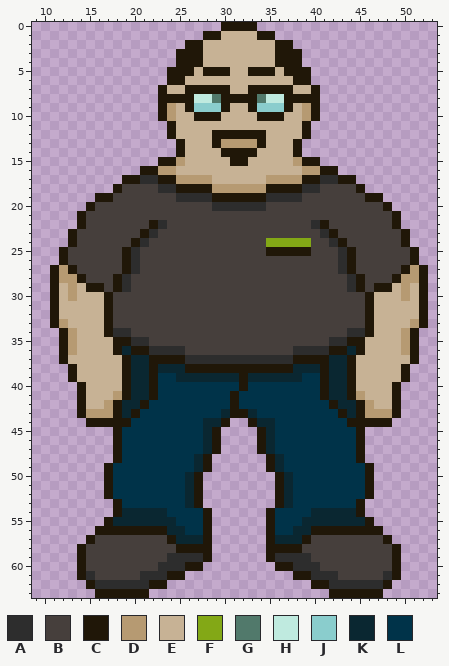
One commit to this pixel-art file: godot/Projeto 1 -/arquivos/aseprite/carlao_v1.1.aseprite. That is the earlier state.
64x64 pixels, 1 frame. Colours within 5 levels of each other are drawn and written as one. Shown: x 9..53, y 0..63.
Palette (. is transparent): A #2d2d2d  B #463f3c  C #201708  D #b69a72  E #c7b295  F #83a816  G #51796b  H #bfeadf  J #8acdcd  K #0a2731  L #003349
After:
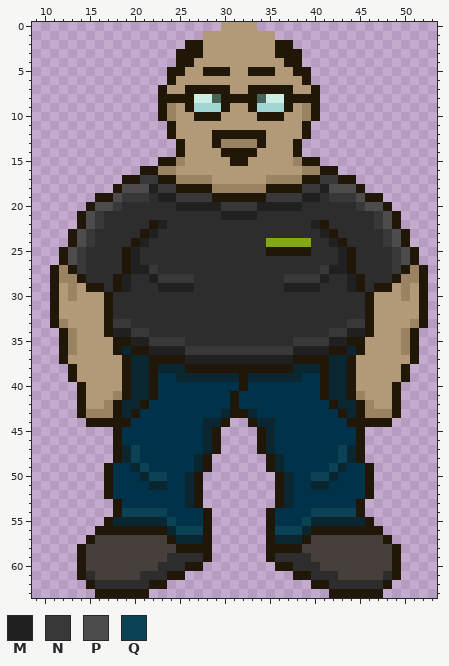
Colours new in this view: M #202020  N #393838  P #4d4b4b  Q #0c4255
What changed:
layer "lights" added
layer "skin" added
Colour D changes from #b69a72 to #9a8363.
Colour E changes from #c7b295 to #b29a79.
Colour G changes from #51796b to #476557.
Colour H changes from #bfeadf to #cbede3.
Colour J changes from #8acdcd to #a1d6d4.
Layers "base", "lights", "colors":
Colour B gives way to colour A in row 19 at x 22 and 41; in row 20 at x 19 to 24 and 39 to 44; in row 21 at x 17 to 29 and 34 to 46; in row 22 at x 17 to 21, 24 to 39 and 42 to 46; in row 23 at x 16 to 20, 23 to 40 and 43 to 47; in row 24 at x 16 to 19, 22 to 34, 40 to 41 and 44 to 47.
Colour B gives way to colour A in row 25 at x 15 to 18, 21 to 34, 40 to 42 and 45 to 48; in row 26 at x 15 to 18, 21 to 42 and 45 to 48; in row 27 at x 15 to 18, 23 to 40 and 45 to 48; in row 28 at x 15 to 17, 20 to 21, 27 to 36, 42 to 43 and 46 to 48; in row 29 at x 17, 20 to 22, 27 to 36, 41 to 43 and 46; in rows 30 to 32 at x 18 to 45.
Colour B gives way to colour A in row 33 at x 20 to 43; in row 34 at x 22 to 41; in row 35 at x 26 to 37.
Colour C gives way to colour E in row 0 at x 30 to 33; in row 1 at x 28 to 29 and 34 to 35; in row 4 at x 27 and 36; in row 5 at x 26 and 37; in row 6 at x 25 and 38.
Colour L gives way to colour K in rows 47 to 48 at x 19 and 44; in row 49 at x 20 and 43; in row 50 at x 21 and 42; in row 51 at x 22 to 23 and 40 to 41.
Colour A gives way to colour M in row 20 at x 29 and 34; in row 22 at x 23 and 40; in row 23 at x 22 and 41; in row 24 at x 21 and 42; in rows 25 to 27 at x 20 and 43; in rows 28 to 29 at x 19 and 44.
Colour A gives way to colour M in row 34 at x 18 to 19 and 44 to 45; in row 35 at x 20 to 21 and 42 to 43; in row 36 at x 22 to 25 and 38 to 41; in row 37 at x 26 to 37.
Colour B gives way to colour M in row 18 at x 22 and 41; in row 19 at x 23 to 24 and 39 to 40; in row 20 at x 25 to 28 and 35 to 38; in row 21 at x 30 to 33; in row 27 at x 21 and 42; in row 28 at x 22 and 41.
Colour B gives way to colour M in row 29 at x 23 to 26 and 37 to 40.
Colour A gives way to colour N in row 17 at x 21 to 22 and 41 to 42; in row 18 at x 23 to 24 and 39 to 40; in row 19 at x 25 to 28 and 35 to 38; in row 20 at x 30 to 33.
Colour B gives way to colour N in row 19 at x 19 to 21 and 42 to 44; in row 20 at x 18 and 45; in rows 21 to 22 at x 16 and 47; in rows 23 to 24 at x 15 and 48; in rows 25 to 26 at x 14 and 49; in row 27 at x 14, 22, 41 and 49.
Colour B gives way to colour N in row 28 at x 23 to 26 and 37 to 40; in row 33 at x 18 to 19 and 44 to 45; in row 34 at x 20 to 21 and 42 to 43; in row 35 at x 22 to 25 and 38 to 41; in row 36 at x 26 to 37.
Colour B gives way to colour P in row 18 at x 19 to 21 and 42 to 44; in row 19 at x 18 and 45; in row 20 at x 16 to 17 and 46 to 47; in rows 21 to 22 at x 15 and 48; in rows 23 to 24 at x 14 and 49; in rows 25 to 26 at x 13 and 50.
Colour K gives way to colour Q in row 54 at x 19 to 23 and 40 to 44; in row 55 at x 24 and 39; in row 56 at x 25 and 38.
Colour L gives way to colour Q in rows 47 to 48 at x 20 and 43; in row 49 at x 21 and 42; in row 50 at x 22 to 23 and 40 to 41; in row 56 at x 26 to 27 and 36 to 37.
Boxes around the changes in both pictures, in picture pixels (x1, y1, x2, y2):
changed: (59, 22, 419, 535)
